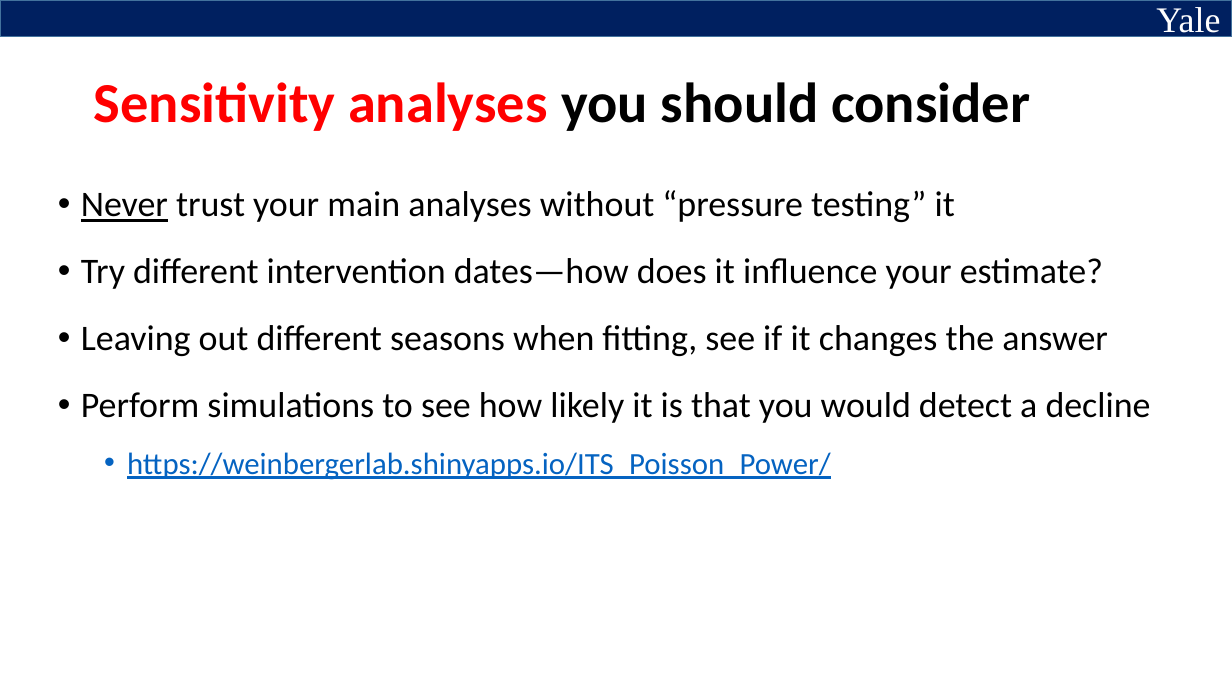
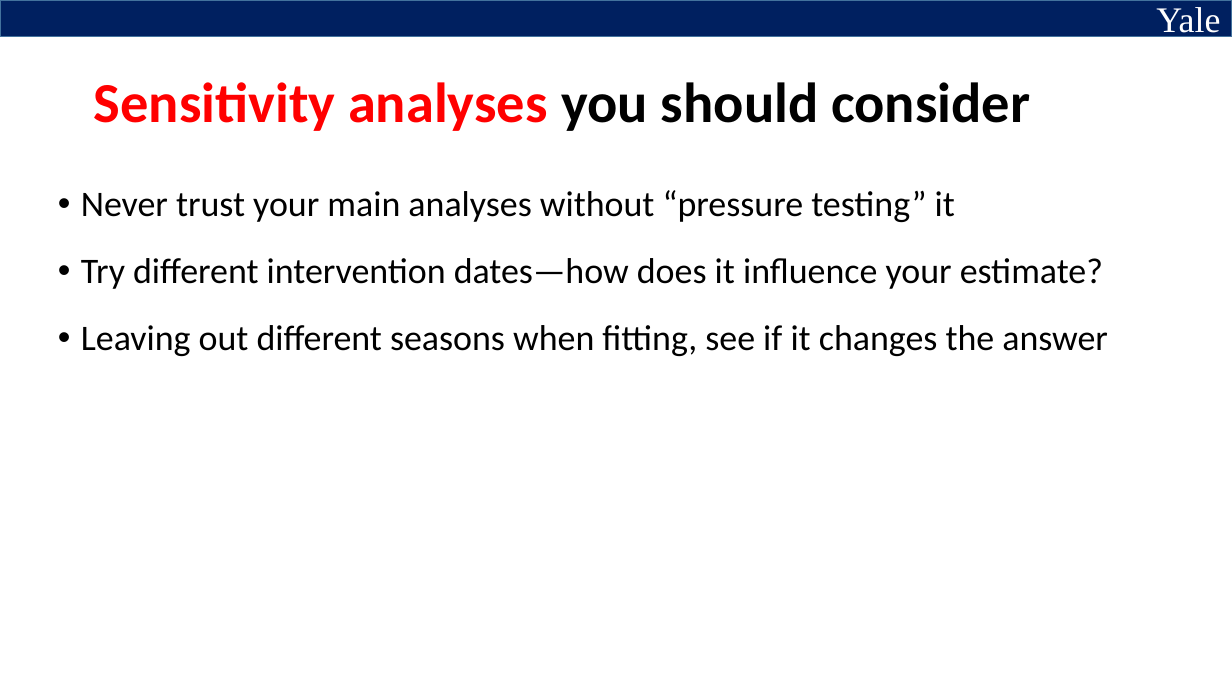
Before and after one commit to YalePublicHealthSurveillance/YaleIntroPublicHealthSurveillance.github.io, a slide deck: slide 20 of Slides/Slides for Video 3.pptx (slide 13 before the commit). Drawn at 1232x693 pixels with LibreOffice and Linux fonts; fonts in the diff are those of the drawing. Boxes give left, top, right and bottom in pixels: in the first picture for what was removed or moved away, otherwise in the second. Text is boxed around its words. In the diff, an @@ line names an element or a change of style, - is before the commit and + after.

```diff
--- a/Slides/Slides for Video 3.pptx
+++ b/Slides/Slides for Video 3.pptx
@@ text at [81,190,955,222]: underline off in "Never" @@
@@ text at [81,392,1151,480]: paragraphs removed @@
-• Perform simulations to see how likely it is that you would detect a decline
-  • https://weinbergerlab.shinyapps.io/ITS_Poisson_Power/
```
Also in this commit, not shown: 8 other slides changed, 9 slides added, 1 slide removed, 1 other file.
